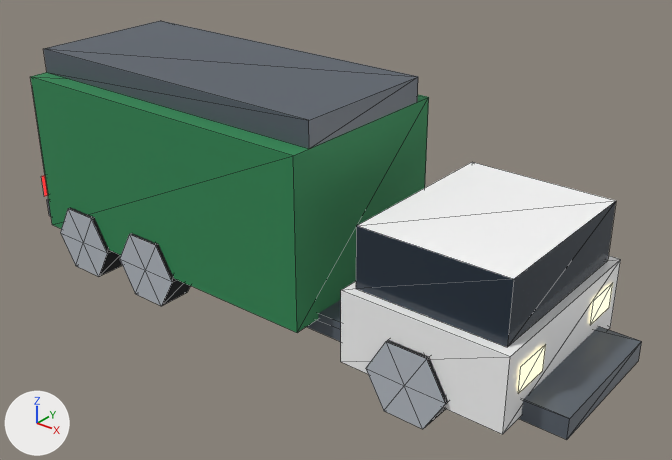
The glTF model public/models/props/truck_garbage.glb: old version first, new version second.
Both versions are drawn from a camera (50 mm lens) standing at (0.553, -0.635, 0.49) and looking at (0.036, 0.011, 0.089). Arrows for +X, +Y and +Z are at lower left; the lights stay in place. The older version comes first. Mesh edges are drawn as thin lines. Vertices at exactly the same position are counted once.

In view in the first picture: 'truck_garbage'.
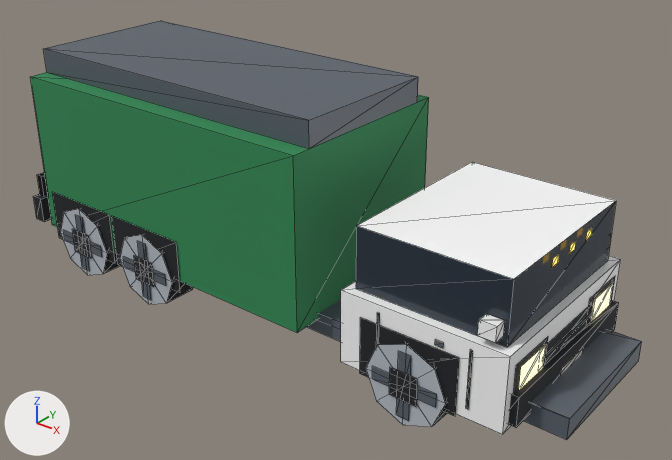
Patch to the scene script:
```diff
--- a/public/models/props/truck_garbage.glb.py
+++ b/public/models/props/truck_garbage.glb.py
@@ mat_glow_sign @@
+mat_glow_sign = bpy.data.materials.new('glow_sign')
+# nodes: BsdfPrincipled, Mix, OutputMaterial, VertexColor
+# colours: orange #ffc94d, orange #f5c04a, mixed with the vertex colours
@@ mat_black @@
+mat_black = bpy.data.materials.new('black')
+# nodes: BsdfPrincipled, Mix, OutputMaterial, VertexColor
+# colours: black #1b1d22, mixed with the vertex colours
@@ mat_white @@
+mat_white = bpy.data.materials.new('white')
+# nodes: BsdfPrincipled, Mix, OutputMaterial, VertexColor
+# colours: white #f1eee6, mixed with the vertex colours
@@ me_truck_garbage @@
-me_truck_garbage.from_pydata(...)  # 148 vertices, 212 faces; spans x -0.33..0.33, y -0.104..0.104, z 0.005..0.237
+me_truck_garbage.from_pydata(...)  # 376 vertices, 386 faces; spans x -0.33..0.33, y -0.106..0.106, z 0.0..0.237
+# me_truck_garbage part 1: the loose piece of 8 vertices spanning x 0.13..0.29, y -0.1..0.1, z 0.032..0.104 is copied, and the copy is scaled about its middle by (0.1, 0.06, 0.196), then moved by (0.06, -0.095, 0.051); it spans x 0.262..0.278, y -0.101..-0.089, z 0.112..0.125
+# me_truck_garbage part 2: the loose piece of 8 vertices spanning x 0.13..0.29, y -0.1..0.1, z 0.032..0.104 is copied, and the copy is scaled about its middle by (0.0875, 0.92, 0.392), then moved by (0.08, 0.0, -0.017), in mat_black; it spans x 0.283..0.297, y -0.092..0.092, z 0.037..0.065
+# me_truck_garbage part 3: the loose piece of 8 vertices spanning x -0.31..-0.26, y -0.08..0.08, z 0.062..0.192 is copied, and the copy is scaled about its middle by (0.28, 1.19, 0.215), then moved by (-0.025, 0.0, -0.076), in mat_black; it spans x -0.317..-0.303, y -0.095..0.095, z 0.037..0.065
+# me_truck_garbage part 4
+# 48 faces are deleted
+# 12 vertices in x -0.2..0.22, y -0.104..0.104, z 0.075 move by (0.008, 0.0, -0.007)
+# 12 vertices in x -0.24..0.18, y -0.104..0.104, z 0.075 move by (-0.008, 0.0, -0.007)
+# 12 vertices in x -0.24..0.18, y -0.104..0.104, z 0.005 move by (-0.008, 0.0, 0.007)
+# 12 vertices in x -0.2..0.22, y -0.104..0.104, z 0.005 move by (0.008, 0.0, 0.007)
+# 110 vertices are added at x -0.318..0.298, y -0.106..0.106, z 0.008..0.158
+# 12 new vertices lie (-0.028, 0.0, 0.012) away from vertices in x -0.2..0.22, y -0.104..0.104, z 0.075
+# 12 new vertices lie (0.028, 0.0, -0.012) away from vertices in x -0.24..0.18, y -0.104..0.104, z 0.005
+# 12 new vertices lie (0.096, 0.0, 0.0) away from vertices in x -0.268..0.152, y -0.101..0.101, z 0.03..0.086
+# 12 new vertices lie (0.064, 0.0, 0.0) away from vertices in x -0.252..0.168, y -0.105..0.105, z 0.034..0.046
+# 12 new vertices lie (0.028, 0.0, 0.0) away from vertices in x -0.234..0.186, y -0.106..0.106, z 0.026..0.054
+# 12 new vertices lie (0.012, 0.0, 0.0) away from vertices in x -0.226..0.194, y -0.105..0.105, z 0.008..0.072
+# 8 new vertices lie (0.0, 0.052, 0.0) away from vertices in x -0.311..0.291, y -0.09..0.038, z 0.058..0.091
+# 6 new vertices lie (0.0, 0.01, 0.0) away from vertices in x 0.286, y -0.035..0.025, z 0.15..0.158
+# 4 new faces join them, mat_car_glass
+# 42 new faces join them, mat_black
+# 30 new faces join them, mat_metal_dark
+# 4 new faces join them, mat_white
+# 6 new faces join them, mat_glow_sign
+# 48 new faces join them, mat_tire
+# 48 new faces join them, mat_rim
+# other edits to the shape of me_truck_garbage do not show in these pictures
 me_truck_garbage.materials.append(mat_car_body)
@@ me_truck_garbage @@
 me_truck_garbage.materials.append(mat_rim)
+me_truck_garbage.materials.append(mat_black)
+me_truck_garbage.materials.append(mat_white)
+me_truck_garbage.materials.append(mat_glow_sign)
```

Location of each change, [x1, y1, x2, y2] in pixels of the pictures (672 x 460 px):
part 1 of me_truck_garbage, added
    after: [477, 314, 505, 343]
part 2 of me_truck_garbage, added
    after: [508, 300, 619, 427]
part 3 of me_truck_garbage, added
    after: [33, 193, 51, 222]
part 4 of me_truck_garbage, built on
    before: [61, 208, 448, 429]
    after: [37, 172, 615, 427]
